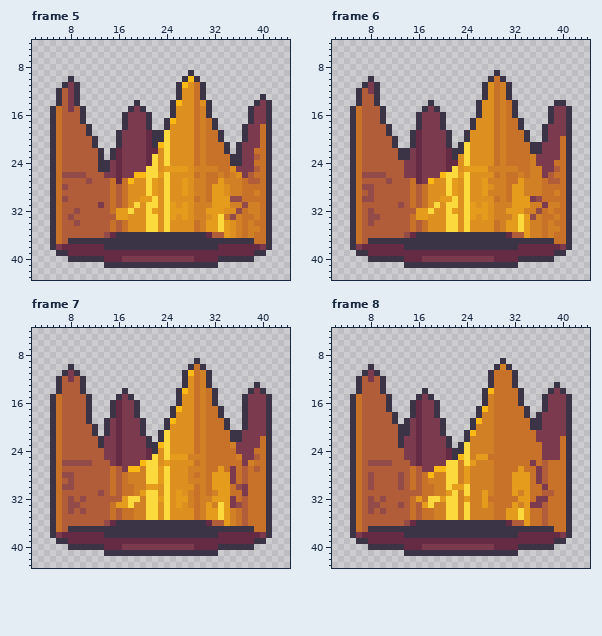
One commit to this pixel-art file: support/crown.aseprite. Above, as it was before the edit.
48x48 pixels, 64 frames. Shown: frame 5: x 2..44, y 4..43; frame 6: x 2..44, y 4..43; frame 7: x 2..44, y 4..43; frame 8: x 2..44, y 4..43. The commit also changed other frames, which this record leaves out.
The result:
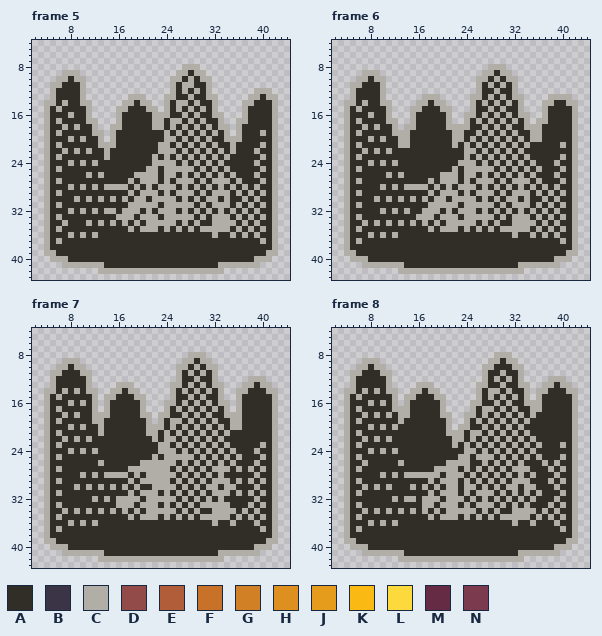
Palette (. is transparent): A #302e27  B #3b3346  C #b0aea7  D #924b48  E #b25d3a  F #c77228  G #d18026  H #dd8f20  J #e59b1c  K #fbb914  L #fcd93c  M #662b44  N #7b3a4d
From the commit log: Add the Crown Spin Animation to the Entity
Change:
layer "Background" now hidden
layer "Layer 1" now shown
Changed rows in their new state; - is an unchanged pixel.
Frame 5, layer "Layer 1":
first column x 4:
 8 -----------------------CCC-------------
 9 ---CCC----------------CCACC------------
10 --CCACC--------------CCACACC-----------
11 -CCAAAC--------------CACCAAC-----------
12 -CAAAAC--------------CACACAC-------CCC-
13 -CAAAAC-------CCC---CCAACAACC-----CCACC
14 CCACAACC-----CCACC--CACCACAAC----CCAAAC
15 CACAAAAC----CCAAACC-CACACACAC----CAAAAC
16 CAAACAAC----CAAAAACCCAACACAACC---CAAAAC
17 CACAAAACC---CAAAAACCACCACACAAC--CCAAAAC
18 CAACACAAC--CCAAAAACCACACACACACC-CAAAAAC
19 CACAAAAACC-CAAAAAAAACACACACACAC-CAAACAC
20 CAAACACAAC-CAAAAAAAACCACACACAACCCAAAAAC
21 CACAAAAAACCCAAAAAAACCACACACACAACAAAACAC
22 CAACACACAACAAAAAAAACCCACACACACACAAACAAC
23 CACAAAAAAACAAAAAAACACACACACACACAAAAACAC
24 CAAACACACAAAAAAAAACCCCACACACACAAAAACAAC
25 CACAAAAAAAAAAAAAACCACCCCCACACACAAAAACAC
26 CAAAAAACACAAAAACCCCACCACACACACACAAACAAC
27 CACAAAAAAAAAAACACCCACACCCACACCCACAAACAC
28 CAAACACACACCCCACACACCCACACACACACACACAAC
29 CACAAAAAAAAAAACACCCACACCCACACCCACACACAC
30 CAAAACACACACACACCACCCCACACACCACAACACAAC
31 CACAAAAAAAAAAACCCCCACCCCCACACCCACACACAC
32 CAAACACACACCACCCACACCCACACACACACACACAAC
33 CACAAAAAAAAACCCACCCACCCCCACACCCACACACAC
34 CAACAAACACACACACACCCCCACACAACCCCACACAAC
35 CACAAAAAAAAAAACACCCACACACACCCCCACACACAC
36 CAAACACACAAAAAAAAAAAAAAAAAAACAACACACAAC
37 CACAAAAAAAAAAAAAAAAAAAAAAAAAAAAAAAAACAC
38 CAAAAAAAAAAAAAAAAAAAAAAAAAAAAAAAAAAAAAC
39 CCAAAAAAAAAAAAAAAAAAAAAAAAAAAAAAAAAAACC
40 -CCCAAAAAAAAAAAAAAAAAAAAAAAAAAAAAAACCC-
41 ---CCCCCCCAAAAAAAAAAAAAAAAAAACCCCCCC---
42 ---------CCCCCCCCCCCCCCCCCCCCC---------
Frame 6, layer "Layer 1":
first column x 4:
 8 ------------------------CCC------------
 9 ---CCC-----------------CCACC-----------
10 --CCACC---------------CCACACC----------
11 -CCAAAC---------------CACACAC----------
12 -CAAAAC---------------CAACAAC----------
13 -CAAAAC------CCC-----CCACACACC----CCCC-
14 CCACAACC----CCACC----CACACACAC---CCAACC
15 CACAAAAC---CCAAACC---CAACACAAC---CAAAAC
16 CAAACAAC---CAAAAAC--CCACACACACC--CAAAAC
17 CACAAAACC--CAAAAAC--CACACACACAC-CCAAAAC
18 CAACACAAC-CCAAAAACCCCAACACACAACCCAAAAAC
19 CACAAAAACCCAAAAAAACCAACACACACAACCAAAAAC
20 CAAACACAACCAAAAAAACCACACACACACACCAAAAAC
21 CACAAAAAACCAAAAAAACACACACACACACAAAAACAC
22 CAACACACAAAAAAAAAAAACCACACACACAAAAAAAAC
23 CACAAAAAAAAAAAAAAAAACACACACACACAAAAACAC
24 CAAACACACAAAAAAAAAACCCACACACACACAAACAAC
25 CACAAAAAAAAAAAAAAACACCCCCACACACACAAACAC
26 CAAAAAACACAAAAAACCCACCACACACACACAAACAAC
27 CACAAAAAAAAAAACACCCACACCCACACCCACAAACAC
28 CAAAAACACACCCCACACACCCACACACACACACACAAC
29 CACAAAAAAAAAAACACCCACACCCACACCCACACACAC
30 CAAAACACACACACACCACCCCACACACCACAACACAAC
31 CACAAAAAAAAAAACCCCCACCCCCACACCCACACACAC
32 CAAAAACACACAACCCACACCCACACACACACACACAAC
33 CACAAAAAAAAACCCACCCACCCCCACACCCACACACAC
34 CAACACACACACACACACCCCCACACAACCCCACACAAC
35 CACAAAAAAAAAAACACCCACACACACCCCCACACACAC
36 CAAACACACAAAAAAAAAAAAAAAAAAACAACACACAAC
37 CACAAAAAAAAAAAAAAAAAAAAAAAAAAAAAAAAACAC
38 CAAAAAAAAAAAAAAAAAAAAAAAAAAAAAAAAAAAAAC
39 CCAAAAAAAAAAAAAAAAAAAAAAAAAAAAAAAAAAACC
40 -CCCAAAAAAAAAAAAAAAAAAAAAAAAAAAAAAACCC-
41 ---CCCCCCCAAAAAAAAAAAAAAAAAAACCCCCCC---
42 ---------CCCCCCCCCCCCCCCCCCCCC---------
Frame 7, layer "Layer 1":
first column x 4:
 8 ------------------------CCC------------
 9 ---CCC-----------------CCACC-----------
10 --CCACC---------------CCACACC----------
11 -CCAAACC--------------CACACAC----------
12 -CAAAAAC--------------CAACAAC-----CCC--
13 -CAAAAAC----CCC------CCACACACC---CCACC-
14 CCACACACC--CCACC-----CACACACAC--CCAAACC
15 CACAAAAAC-CCAAACC----CAACACAAC--CAAAAAC
16 CAAACACAC-CAAAAAC---CCACACACACC-CAAAAAC
17 CACAAAAAC-CAAAAAC---CACACACACAC-CAAAAAC
18 CAACACAACCCAAAAACC-CCAACACACAACCCAAAAAC
19 CACAAAAACCAAAAAAAC-CACCACACACAACCAAAAAC
20 CAAACACAACAAAAAAACCCACACACACACACCAAAAAC
21 CACAAAAAACAAAAAAACCACACACACACACAAAAAAAC
22 CAACACACAAAAAAAAAACACCACACACACAAAAAAAAC
23 CACAAAAAAAAAAAAAAAACCACACACACACAAAAACAC
24 CAAACACACAAAAAAAAAACCCACACACACACAAACAAC
25 CACAAAAAAAAAAAAAAACACCCCCACACACACAAACAC
26 CAAAAAAAACAAAAAACCCCCCACACACACACAAACAAC
27 CACAAAAAAAAAAACCCCCCCACACACACCCACACACAC
28 CAAAAACACACCCCACACCCCCACACACACAAAAACAAC
29 CACAAAAAAAAAAACACCCCCACACACACCCACACACAC
30 CAAAACACACACACACAACCCCACACACCACCAAACAAC
31 CACAAAAAAAAAAACACCCACACACACACCCACACACAC
32 CAAAAAAACACACCCCACCCCCACACACACAAAAACAAC
33 CACAAAAAAAAACCCACCCACACACACCCCCAAACACAC
34 CAACACACACACACACACCCCCACACAACCCCACACAAC
35 CACAAAAAAAAAAACACCCACACACACCCCCACACACAC
36 CAAACACACAAAAAAAAAAAAAAAAAAACAACAAACAAC
37 CACAAAAAAAAAAAAAAAAAAAAAAAAAAAAAAAAACAC
38 CAAAAAAAAAAAAAAAAAAAAAAAAAAAAAAAAAAAAAC
39 CCAAAAAAAAAAAAAAAAAAAAAAAAAAAAAAAAAAACC
40 -CCCAAAAAAAAAAAAAAAAAAAAAAAAAAAAAAACCC-
41 ---CCCCCCCAAAAAAAAAAAAAAAAAAACCCCCCC---
42 ---------CCCCCCCCCCCCCCCCCCCCC---------
Frame 8, layer "Layer 1":
first column x 4:
 8 -------------------------CCC-----------
 9 ---CCC------------------CCACC----------
10 --CCACC----------------CCAAACC---------
11 -CCAAACC---------------CAACAAC---------
12 -CAAAAAC---------------CACACAC----CCC--
13 -CAAAAAC----CCC-------CCAACAACC--CCACC-
14 CCACACACC--CCACC------CACCACAAC-CCAAACC
15 CACAAAAAC-CCAAACC-----CACACACAC-CAAAAAC
16 CAAACACAC-CAAAAAC----CCAACACAACCCAAAAAC
17 CACAAAAACCCAAAAAC----CACCACACAACCAAAAAC
18 CAACACACACCAAAAACC--CCACACACACACAAAAAAC
19 CACAAAAAACAAAAAAAC--CACACACACACAAAAAAAC
20 CAAACACACAAAAAAAAC-CCAACACACACAAAAAAAAC
21 CACAAAAAAAAAAAAAACCCACCACACACACAAAAAAAC
22 CAACACACAAAAAAAAAACCACACACACACACAAAAAAC
23 CACAAAAAAAAAAAAAAACACACACACACACACAAACAC
24 CAAACACACAAAAAAAAAAACCACACACACACAAAAAAC
25 CACAAAAAAAAAAAAAAAACCACCCACACACACAAACAC
26 CAACAAAAACAAAAAAACCCCAACACACACAAACACAAC
27 CACAAAAAAAAAAAACCCCACACACACACCCAAACACAC
28 CAAAAACACACCCCCCACCCACACACACACACAAACAAC
29 CACAAAAAAAAAAACACCCACACACACACCCAAACACAC
30 CAACACACAAACACACACCACCACACACCACCAAACAAC
31 CACAAAAAAAAAAACACCCACACCCACACACACAAACAC
32 CAAAAAAACACCACCCACCCACACACACACACAAACAAC
33 CACAAAAAAAAAACCACCCACACCCACACACAAACACAC
34 CAACACACACACACACACCCCCACACAACCCCACACAAC
35 CACAAAAAAAAAAACACCCACACACACCCCCACACACAC
36 CAAACACACAAAAAAAAAAAAAAAAAAACAACAAACAAC
37 CACAAAAAAAAAAAAAAAAAAAAAAAAAAAAAAAAACAC
38 CAAAAAAAAAAAAAAAAAAAAAAAAAAAAAAAAAAAAAC
39 CCAAAAAAAAAAAAAAAAAAAAAAAAAAAAAAAAAAACC
40 -CCCAAAAAAAAAAAAAAAAAAAAAAAAAAAAAAACCC-
41 ---CCCCCCCAAAAAAAAAAAAAAAAAAACCCCCCC---
42 ---------CCCCCCCCCCCCCCCCCCCCC---------
Pixel boxes of the changes (left, top, right, bottom) in both pictures:
changed: (44, 64, 278, 274)
changed: (344, 64, 578, 274)
changed: (44, 352, 278, 562)
changed: (344, 352, 578, 562)
